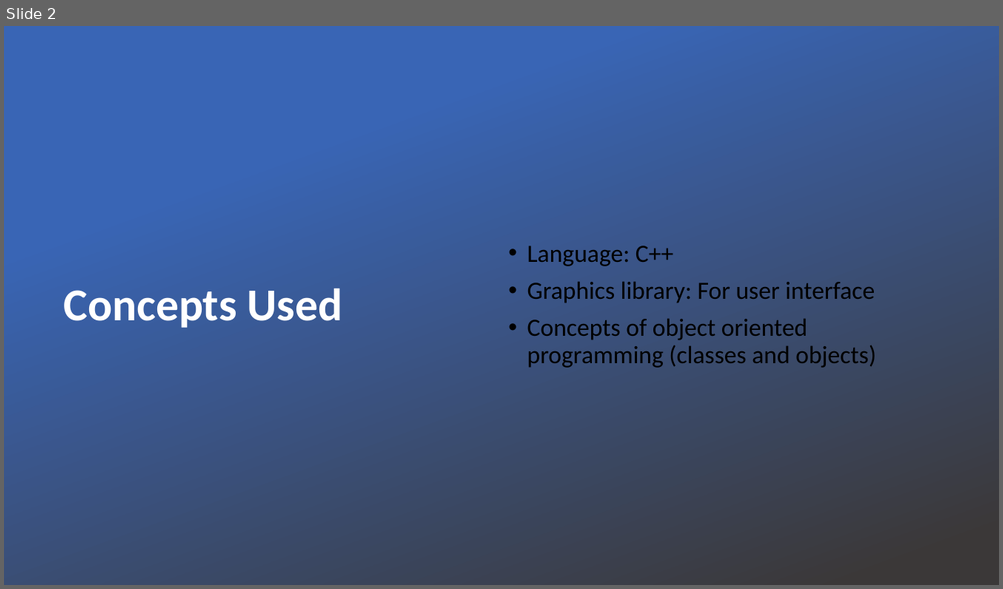
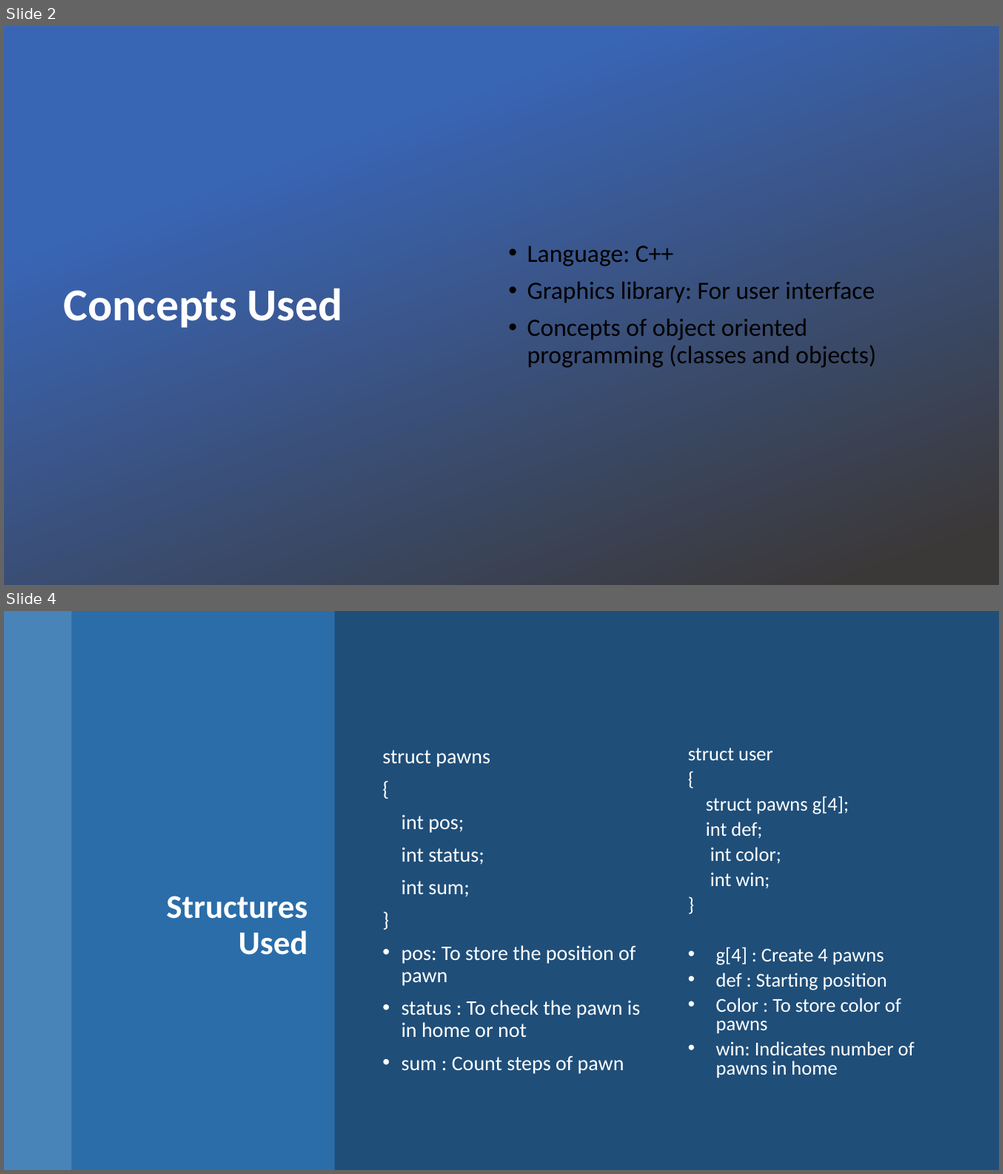
Before and after one commit to NikitaTipule/Ludo-Game, a slide deck: LudoPPT.pptx. Shown one above the other, each under a label of ours: slide 2 before the commit, slides 2 and 4 after it; the slides between them are not shown. The pictures are 1003x589 and 1003x1174 pixels, drawn with LibreOffice and Linux fonts; fonts in the diff are those of the drawing; background and template pictures are left out. Boxes give left, top, right and bottom in pixels: in the first picture for what was removed or moved away, otherwise in the second. Text is boxed around its words. In the diff, an @@ line names an element or a change of style, - is before the commit and + after.

```diff
--- a/LudoPPT.pptx
+++ b/LudoPPT.pptx
@@ slide 4 added at (4,611,999,1170), background #1F4E79 @@
@@ rectangle added at (4,611,72,1170), fill #5B9BD5 at 70% opacity @@
@@ rectangle added at (72,611,335,1170), fill #2E75B6 at 80% opacity @@
@@ text added at (382,750,640,1074), 20 pt, text #FFFFFF @@
+struct pawns
+{
+int pos;
+int status;
+int sum;
+}
+• pos: To store the position of pawn
+• status : To check the pawn is in home or not
+• sum : Count steps of pawn
@@ text added at (688,748,914,1079), 19 pt, text #FFFFFF @@
+struct user
+{
+struct pawns g[4];
+int def;
+int color;
+int win;
+}
+• g[4] : Create 4 pawns
+• def : Starting position
+• Color : To store color of pawns
+• win: Indicates number of pawns in home
@@ title added at (166,896,308,955), 32 pt, text #FFFFFF, bold @@
+Structures Used
```
Also in this commit, not shown: 2 slides changed, 2 other slides added, 3 slides removed, 3 other files.
